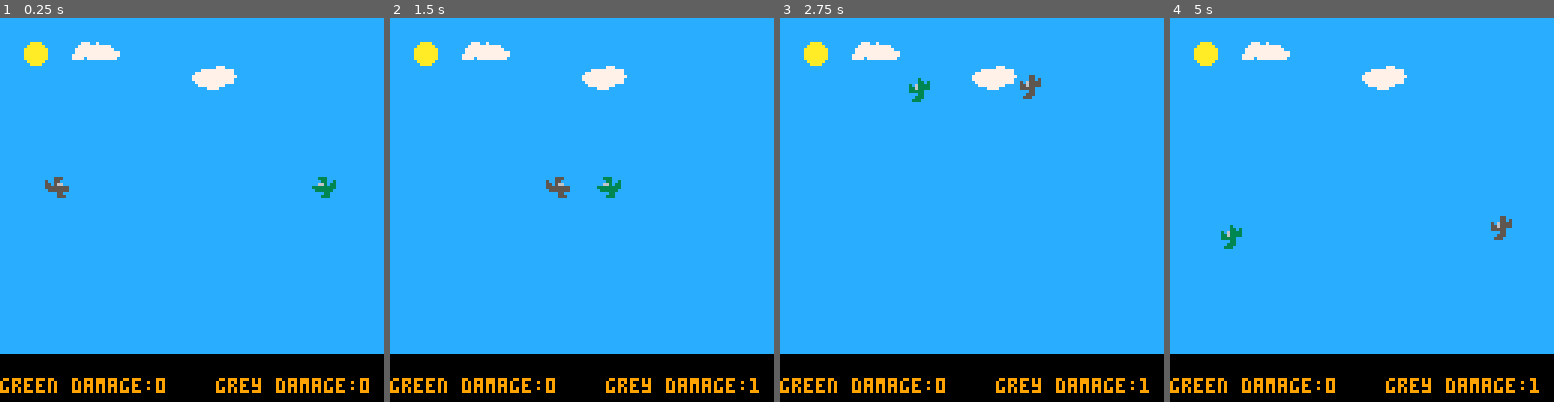
Above: before the commit, frames 1-4 (left to right).
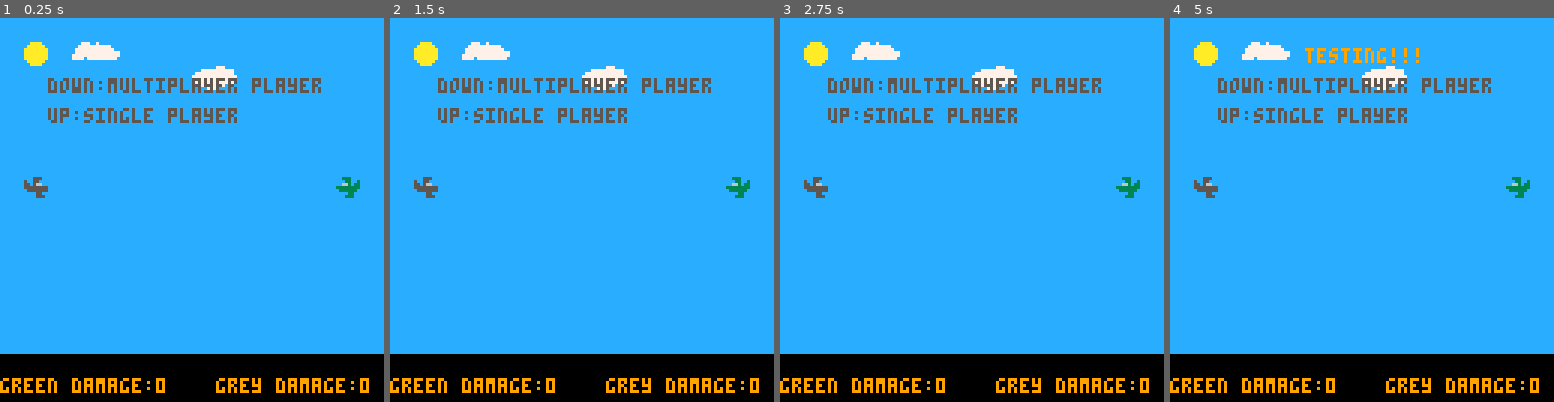
Above: after the commit, the same moments.

Repository: jerrybookbenson/pico8-games
Game: PICO-8 cartridge plane-battle.p8
Two runs of this game, one before a commit and one after it. Both use one fixed random seed, a clock stepped at 60 frames per second and the inputs below.
Inputs:
- Up to frame 1 (0.25 s): no input
- Up to frame 2 (1.5 s): tap X (X key) at 0.33, 1.07 s; tap O (Z key) at 0.7 s
- Up to frame 3 (2.75 s): hold Right 1.6-2.1 s; hold P2 Left 1.6-2.1 s; tap O (Z key) at 1.7, 2.1, 2.5 s; tap X (X key) at 1.85 s; hold P2 Down 2.15-2.42 s; hold Right from 2.47 s (still down); hold P2 Left from 2.47 s (still down)
- Up to frame 4 (5 s): tap O (Z key) every 0.4 s from 2.9 to 4.9 s; tap X (X key) at 2.97, 4.08 s; release Right at 3.03 s; release P2 Left at 3.03 s; hold Left 3.08-3.58 s; hold P2 Right 3.08-3.58 s; hold Down 3.63-3.97 s; hold Right 4.02-4.68 s; hold P2 Left 4.02-4.68 s; hold P2 Down from 4.73 s (still down)

The runs differ from the first frame. In frame 1, 2.9% of the frame differs, in the area x 6-94%, y 15-47%; in frame 2, 2.9%; in frame 3, 2.8%; in frame 4, 3.4%, in the area x 6-97%, y 7-97%.

Commit message:
added mode

Diff:
--- a/plane-battle.p8
+++ b/plane-battle.p8
@@ -62,7 +62,7 @@
   pl2_rubble_spr2 = 123
 
 	actors = {} --all actors in world
-  game_over = false
+  game_over = true
   game_over_damage = 5
   middle = 8
   min_x = .5
@@ -174,7 +174,7 @@
       end
       draw_actor(pl2_rubble1)
       draw_actor(pl2_rubble2)
-    else
+    elseif (pl1.damage == game_over_damage) then
       print ("grey won!!!", 45, 10, 9)
       del (actors, pl1_flame)
       del (actors, pl1)
@@ -192,11 +192,15 @@
       draw_actor(pl1_rubble1)
       draw_actor(pl1_rubble2)
     end
-  	print ("press button to play again", 12, 30, 9)
-    if (btn (3) or btn (3,1)) then
+    print (" up:single player", 12, 30, 5)
+    print (" down:multiplayer player", 12, 20, 5)
+    if (btn (2) or btn (2,1)) then
       _init()
-  	end
-	end
+    end
+    if (btn (3) or btn(3,1)) then
+      print ("testing!!!", 45, 10, 9)
+    end
+ 	end
 end
 
 function switch(pl)
